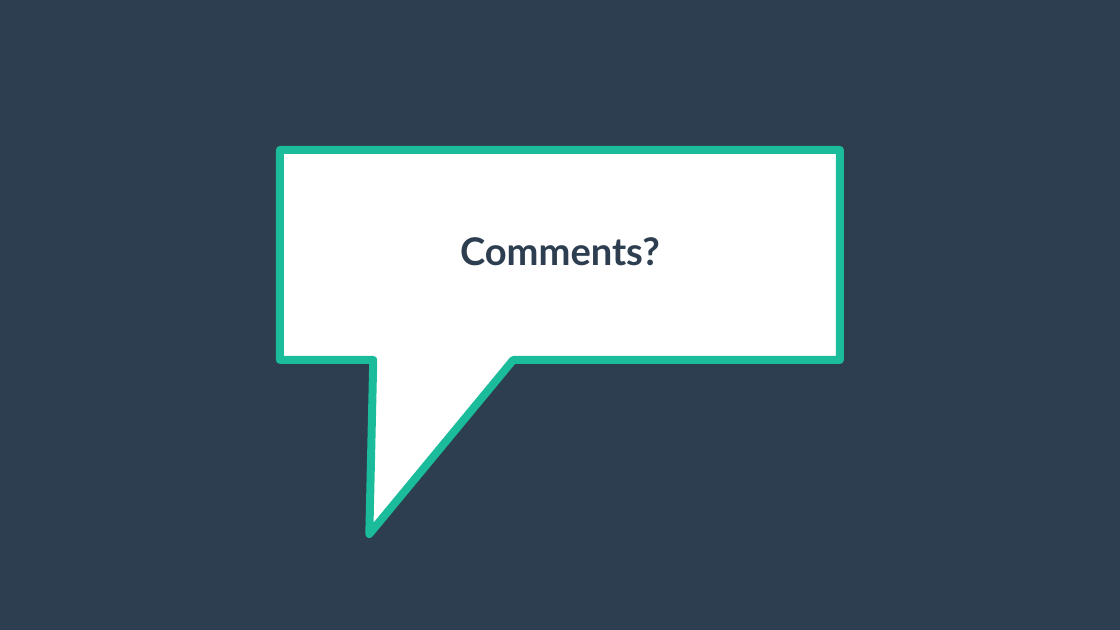
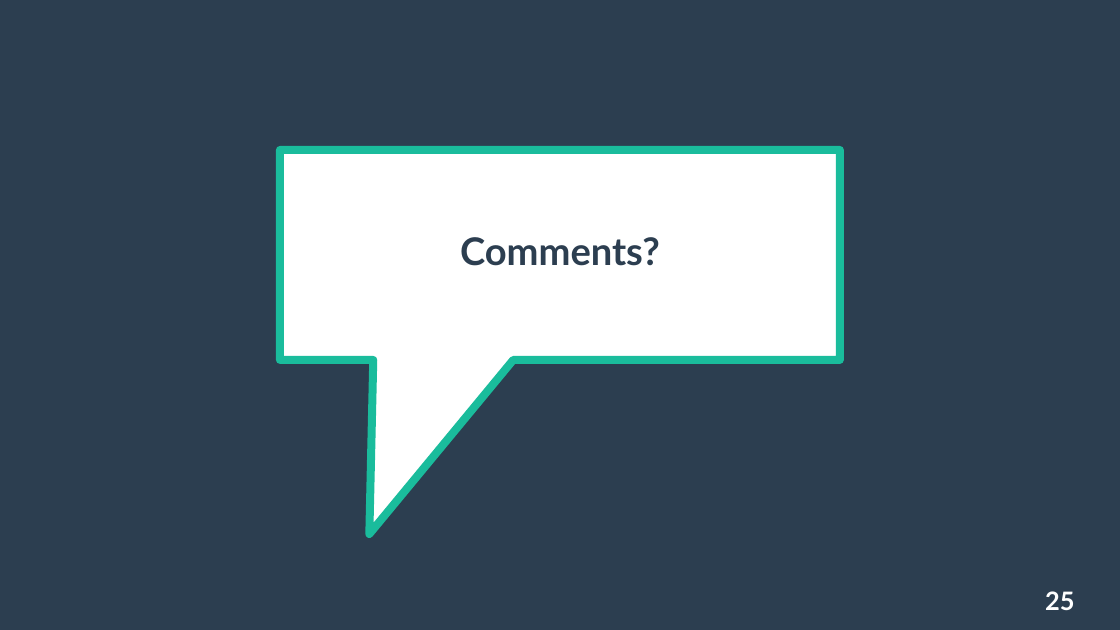
Before and after one commit to naruoga/presentations, a slide deck: slide 25 of 20231008-LOUCA2023-LibO-Japanese-Activities.odp (slide 20 before the commit). Drawn at 1120x630 pixels with LibreOffice and Linux fonts; fonts in the diff are those of the drawing. Boxes give left, top, right and bottom in pixels: in the first picture for what was removed or moved away, otherwise in the second. Text is boxed around its words. In the diff, an @@ line names an element or a change of style, - is before the commit and + after.

```diff
--- a/20231008-LOUCA2023-LibO-Japanese-Activities.odp
+++ b/20231008-LOUCA2023-LibO-Japanese-Activities.odp
@@ page number added at box(1045, 591, 1074, 610), 18 pt, text #FFFFFF, bold @@
+25
```
Also in this commit, not shown: 9 other slides changed, 9 slides added.
